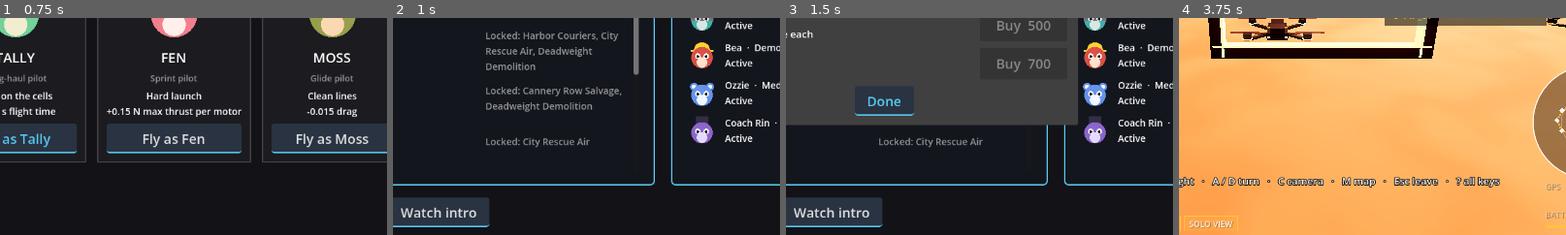
Above: before the commit, frames 1-4 (left to right).
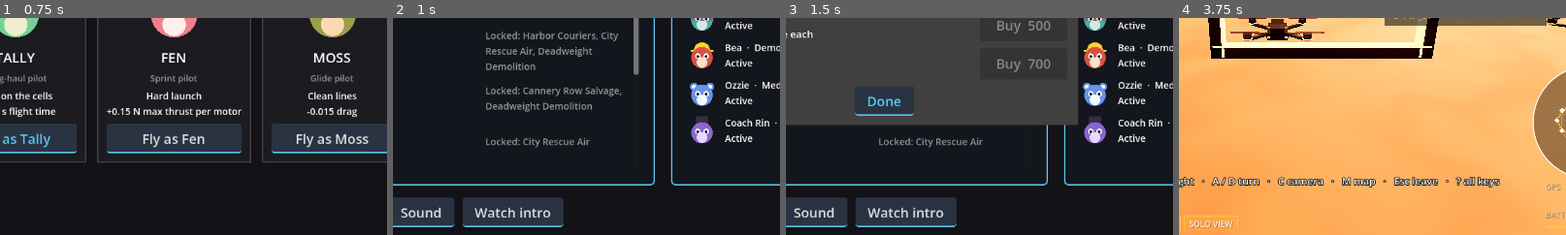
Above: after the commit, the same moments.

Repository: avdrav1/drone-sports
Game: Godot game, scene res://scenes/story/intro.tscn
Same seed, same stepped clock (60 frames per second), same inputs: the game is played once before the commit and once after it.
Inputs (mouse positions are % of the whole screen's width and height, from its top left):
- Up to frame 1 (0.75 s): tap Enter (ui_accept) at 0.5 s; move the mouse to (72, 45) at 0.52 s; hold Right (roll_right) from 0.53 s (still down); hold C (cycle_camera) from 0.53 s (still down); click (72, 45) at 0.67 s
- Up to frame 2 (1 s): keep holding Right (roll_right); keep holding C (cycle_camera); tap Enter (ui_accept) at 0.77 s
- Up to frame 3 (1.5 s): release Right (roll_right) at 1.25 s; release C (cycle_camera) at 1.25 s; click "Shop" at 1.25 s
- Up to frame 4 (3.75 s): click (41, 92) at 2 s, where only the run after the commit has a clickable "Sound"; click "Done" at 2.75 s; click "Fly" at 3.5 s
The pictures show only the part of the screen within x 37-87%, y 47-97%; the shares and areas given below are measured in that part.

Frame 1 is identical in both runs. In frame 2, 3.5% of the frame differs, in the area x 2-45%, y 82-97%; in frame 3, 3.5%; in frame 4, nothing differs.

Commit message:
Story 14.1: Sound foundation
Co-Authored-By: Claude Opus 5.5 <noreply@anthropic.com>

Diff:
--- /dev/null
+++ b/data/audio/bank.tres
@@ -0,0 +1,6 @@
+[gd_resource type="Resource" script_class="SoundBank" load_steps=2 format=3]
+
+[ext_resource type="Script" path="res://scripts/audio/sound_bank.gd" id="1_bank"]
+
+[resource]
+script = ExtResource("1_bank")
--- /dev/null
+++ b/default_bus_layout.tres
@@ -0,0 +1,33 @@
+[gd_resource type="AudioBusLayout" format=3]
+
+[resource]
+bus/1/name = &"Flight"
+bus/1/solo = false
+bus/1/mute = false
+bus/1/bypass_fx = false
+bus/1/volume_db = 0.0
+bus/1/send = &"Master"
+bus/2/name = &"World"
+bus/2/solo = false
+bus/2/mute = false
+bus/2/bypass_fx = false
+bus/2/volume_db = 0.0
+bus/2/send = &"Master"
+bus/3/name = &"Weather"
+bus/3/solo = false
+bus/3/mute = false
+bus/3/bypass_fx = false
+bus/3/volume_db = 0.0
+bus/3/send = &"Master"
+bus/4/name = &"UI"
+bus/4/solo = false
+bus/4/mute = false
+bus/4/bypass_fx = false
+bus/4/volume_db = 0.0
+bus/4/send = &"Master"
+bus/5/name = &"Voice"
+bus/5/solo = false
+bus/5/mute = false
+bus/5/bypass_fx = false
+bus/5/volume_db = 0.0
+bus/5/send = &"Master"
--- a/project.godot
+++ b/project.godot
@@ -17,6 +17,7 @@
 Roster="*res://scripts/story/roster.gd"
 Career="*res://scripts/progression/career.gd"
 Garage="*res://scripts/progression/garage.gd"
+Sfx="*res://scripts/audio/sfx.gd"
 
 [rendering]
 
@@ -156,3 +157,8 @@
 "events": [Object(InputEventKey,"resource_local_to_scene":false,"resource_name":"","device":-1,"window_id":0,"alt_press …(192 unchanged characters)…
 ]
 }
+toggle_mute={
+"deadzone": 0.5,
+"events": [Object(InputEventKey,"resource_local_to_scene":false,"resource_name":"","device":-1,"window_id":0,"alt_pressed":false,"shift_pressed":false,"ctrl_pressed":false,"meta_pressed":false,"pressed":false,"keycode":0,"physical_keycode":78,"key_label":0,"unicode":110,"location":0,"echo":false,"script":null)
+]
+}
--- /dev/null
+++ b/scripts/audio/sfx.gd
@@ -0,0 +1,101 @@
+extends Node
+# Plays named sound events from the SoundBank (Story 14.1). Sfx.play(id) for a
+# flat sound, Sfx.play(id, position) for one placed in the world. Every play is
+# logged, so headless tests can check what sounded. Volumes per bus and mute
+# live in GameSettings and are saved with the settings. Sound is never needed
+# to play: every cue that matters has a visual too.
+
+const BANK := "res://data/audio/bank.tres"
+const BUSES: Array[StringName] = [&"Master", &"Flight", &"World", &"Weather", &"UI", &"Voice"]
+## Players kept for flat sounds; the oldest is reused when all are busy.
+const POOL := 12
+## Log entries kept.
+const LOG_SIZE := 256
+
+var bank: SoundBank
+## Recent plays, oldest first: {id, bus, at (Vector3 or null), msec}.
+var log: Array[Dictionary] = []
+var _flat: Array[AudioStreamPlayer] = []
+var _next := 0
+var _rng := RandomNumberGenerator.new()
+
+func _ready() -> void:
+	process_mode = Node.PROCESS_MODE_ALWAYS
+	bank = load(BANK) if ResourceLoader.exists(BANK) else SoundBank.new()
+	for i in POOL:
+		var p := AudioStreamPlayer.new()
+		add_child(p)
+		_flat.append(p)
+	apply_volumes()
+
+## Plays event `id`. With `at`, a 3D sound at that world point (it frees itself
+## when done). Returns the player, or null when the event is unknown or silent.
+func play(id: StringName, at: Variant = null) -> Node:
+	var e := bank.find(id) if bank else null
+	if e == null:
+		push_warning("Sfx: no sound event '%s'" % id)
+		return null
+	_log(id, e.bus, at)
+	if e.streams.is_empty():
+		return null
+	var stream: AudioStream = e.streams[_rng.randi() % e.streams.size()]
+	var pitch := 1.0 + _rng.randf_range(-e.pitch_variance, e.pitch_variance)
+	if at is Vector3:
+		var p3 := AudioStreamPlayer3D.new()
+		p3.stream = stream
+		p3.volume_db = e.volume_db
+		p3.pitch_scale = pitch
+		p3.bus = e.bus
+		p3.finished.connect(p3.queue_free)
+		get_tree().root.add_child(p3)
+		p3.global_position = at
+		p3.play()
+		return p3
+	var p := _flat[_next]
+	_next = (_next + 1) % _flat.size()
+	p.stream = stream
+	p.volume_db = e.volume_db
+	p.pitch_scale = pitch
+	p.bus = e.bus
+	p.play()
+	return p
+
+## How many times `id` played since the log was last cleared.
+func count(id: StringName) -> int:
+	return log.filter(func(l): return l.id == id).size()
+
+func clear_log() -> void:
+	log.clear()
+
+func _log(id: StringName, bus: StringName, at: Variant) -> void:
+	log.append({"id": id, "bus": bus, "at": at, "msec": Time.get_ticks_msec()})
+	if log.size() > LOG_SIZE:
+		log.pop_front()
+
+## Settings were read again (SaveGame.load_all): put them on the buses.
+func load_saved() -> void:
+	apply_volumes()
+
+## Bus volumes and mute from GameSettings onto the AudioServer.
+func apply_volumes() -> void:
+	for b in BUSES:
+		var i := AudioServer.get_bus_index(b)
+		if i < 0:
+			continue
+		var v: float = GameSettings.volumes.get(String(b), 1.0)
+		AudioServer.set_bus_volume_db(i, linear_to_db(maxf(v, 0.0001)))
+		AudioServer.set_bus_mute(i, v <= 0.0 or (b == &"Master" and GameSettings.muted))
+
+func set_volume(bus: StringName, linear: float) -> void:
+	GameSettings.volumes[String(bus)] = clampf(linear, 0.0, 1.0)
+	GameSettings.save()
+	apply_volumes()
+
+func set_muted(on: bool) -> void:
+	GameSettings.muted = on
+	GameSettings.save()
+	apply_volumes()
+
+func _unhandled_input(event: InputEvent) -> void:
+	if event.is_action_pressed("toggle_mute"):
+		set_muted(not GameSettings.muted)
--- /dev/null
+++ b/scripts/audio/sound_bank.gd
@@ -0,0 +1,12 @@
+class_name SoundBank
+extends Resource
+# Every sound event the game can play, as data (data/audio/bank.tres). A list,
+# not a folder scan, so exported builds find them.
+
+@export var events: Array[SoundEvent] = []
+
+func find(id: StringName) -> SoundEvent:
+	for e in events:
+		if e.id == id:
+			return e
+	return null
--- /dev/null
+++ b/scripts/audio/sound_event.gd
@@ -0,0 +1,11 @@
+class_name SoundEvent
+extends Resource
+# One named sound: the files it can play (one is picked each time), how loud,
+# how much the pitch varies, and which bus it goes through.
+
+@export var id: StringName
+@export var streams: Array[AudioStream] = []
+@export var volume_db := 0.0
+## Each play is pitched by a random factor within ± this.
+@export var pitch_variance := 0.0
+@export var bus: StringName = &"World"
--- a/scripts/game_settings.gd
+++ b/scripts/game_settings.gd
@@ -4,14 +4,26 @@
 
 ## "Expert: all assists off". Overrides whatever preset a job or act applies.
 static var expert_all_assists_off := false
+## Bus name -> linear volume 0..1 (Story 14.1). Missing buses play at 1.
+static var volumes := {}
+static var muted := false
 
 ## The stack to actually apply once settings are taken into account.
 static func effective_stack(stack: AssistStack) -> AssistStack:
 	return stack.all_off() if expert_all_assists_off else stack
 
 static func save() -> void:
-	SaveGame.write_section("settings", {"expert_all_assists_off": expert_all_assists_off})
+	SaveGame.write_section("settings", {"expert_all_assists_off": expert_all_assists_off,
+		"volumes": volumes, "muted": muted})
 
 static func load_saved() -> void:
 	var saved = SaveGame.read_section("settings", {})
 	expert_all_assists_off = saved is Dictionary and bool(saved.get("expert_all_assists_off", false))
+	volumes = {}
+	muted = false
+	if saved is Dictionary:
+		var v = saved.get("volumes", {})
+		if v is Dictionary:
+			for k in v:
+				volumes[String(k)] = clampf(float(v[k]), 0.0, 1.0)
+		muted = bool(saved.get("muted", false))
--- a/scripts/save_game.gd
+++ b/scripts/save_game.gd
@@ -32,7 +32,7 @@
 ## Every system reads its section again, as on a fresh launch.
 static func load_all(tree: SceneTree) -> void:
 	GameSettings.load_saved()
-	for autoload in ["Wallet", "Reputation", "Roster", "Career", "Garage"]:
+	for autoload in ["Wallet", "Reputation", "Roster", "Career", "Garage", "Sfx"]:
 		var node := tree.root.get_node_or_null(autoload)
 		if node:
 			node.load_saved()
--- a/scripts/ui/controls_help.gd
+++ b/scripts/ui/controls_help.gd
@@ -20,6 +20,7 @@
 		[[&"toggle_readout"], "Debug readout"],
 		[[&"cycle_preset"], "Cycle act assists (free flight)"],
 		[[&"cycle_weather"], "Cycle weather (free flight)"],
+		[[&"toggle_mute"], "Sound on or off"],
 	]],
 	["FLEET (COMMAND VIEW)", [
 		[[&"next_drone"], "Select the next drone (or click one)"],
--- a/scripts/ui/job_board.gd
+++ b/scripts/ui/job_board.gd
@@ -18,6 +18,7 @@
 var offer_dialog: OfferDialog
 var shop: ShopDialog
 var pilot_select: PilotSelect
+var sound: SoundDialog
 ## Job id -> its row, rebuilt on every refresh.
 var job_rows := {}
 ## Character id -> its row.
@@ -44,6 +45,9 @@
 	shop = ShopDialog.new()
 	shop.purchased.connect(refresh)
 	add_child(shop)
+	sound = SoundDialog.new()
+	sound.name = "SoundDialog"
+	add_child(sound)
 	pilot_select = PilotSelect.new()
 	pilot_select.name = "PilotSelect"
 	pilot_select.visible = false
@@ -308,6 +312,11 @@
 	_pilot_button.name = "Pilot"
 	_pilot_button.pressed.connect(func(): pilot_select.open())
 	_footer.add_child(_pilot_button)
+	var sound_button := Button.new()
+	sound_button.name = "Sound"
+	sound_button.text = "Sound"
+	sound_button.pressed.connect(func(): sound.open())
+	_footer.add_child(sound_button)
 	var intro := Button.new()
 	intro.name = "WatchIntro"
 	intro.text = "Watch intro"
--- /dev/null
+++ b/scripts/ui/sound_dialog.gd
@@ -0,0 +1,46 @@
+class_name SoundDialog
+extends AcceptDialog
+# Sound settings from the job board: a slider per bus and a mute box. Changes
+# apply at once and are saved with the settings.
+
+const LABELS := {&"Master": "All sound", &"Flight": "Drones", &"World": "World", &"Weather": "Weather",
+	&"UI": "Interface", &"Voice": "Crew"}
+
+## Bus -> its slider.
+var sliders := {}
+var mute: CheckBox
+
+func _ready() -> void:
+	title = "Sound"
+	ok_button_text = "Done"
+	var box := VBoxContainer.new()
+	box.add_theme_constant_override("separation", 8)
+	add_child(box)
+	mute = CheckBox.new()
+	mute.name = "Mute"
+	mute.text = "Mute (%s)" % ControlsHelp.key_text(&"toggle_mute")
+	mute.toggled.connect(func(on): Sfx.set_muted(on))
+	box.add_child(mute)
+	var grid := GridContainer.new()
+	grid.columns = 2
+	grid.add_theme_constant_override("h_separation", 16)
+	box.add_child(grid)
+	for bus in Sfx.BUSES:
+		var l := Label.new()
+		l.text = LABELS.get(bus, String(bus))
+		grid.add_child(l)
+		var s := HSlider.new()
+		s.name = String(bus)
+		s.min_value = 0.0
+		s.max_value = 1.0
+		s.step = 0.05
+		s.custom_minimum_size.x = 220
+		s.value_changed.connect(func(v): Sfx.set_volume(bus, v))
+		grid.add_child(s)
+		sliders[bus] = s
+
+func open() -> void:
+	mute.set_pressed_no_signal(GameSettings.muted)
+	for bus in sliders:
+		sliders[bus].set_value_no_signal(GameSettings.volumes.get(String(bus), 1.0))
+	popup_centered()
--- /dev/null
+++ b/tests/test_sfx.gd
@@ -0,0 +1,98 @@
+extends RefCounted
+# Story 14.1: sound foundation. Named events from data on their buses, logged;
+# unknown events warn; volumes and mute save and reload; every audio file is
+# accounted for as generated or CC0.
+
+const Sim = preload("res://tests/sim.gd")
+const LICENSES := "res://data/audio/LICENSES.md"
+
+## A bank with one event, a short silent clip, installed for the test.
+func _bank() -> SoundBank:
+	var wav := AudioStreamWAV.new()
+	wav.format = AudioStreamWAV.FORMAT_16_BITS
+	wav.mix_rate = 22050
+	var data := PackedByteArray()
+	data.resize(2205 * 2)
+	wav.data = data
+	var e := SoundEvent.new()
+	e.id = &"test_blip"
+	e.streams = [wav]
+	e.bus = &"UI"
+	var b := SoundBank.new()
+	b.events = [e]
+	return b
+
+func test_buses_exist() -> bool:
+	return Sfx.BUSES.all(func(b): return AudioServer.get_bus_index(b) >= 0)
+
+func test_known_event_plays_on_its_bus_and_logs() -> bool:
+	var saved := Sfx.bank
+	Sfx.bank = _bank()
+	Sfx.clear_log()
+	var flat := Sfx.play(&"test_blip")
+	var placed := Sfx.play(&"test_blip", Vector3(3, 4, 5))
+	var ok: bool = flat is AudioStreamPlayer and flat.bus == &"UI" and placed is AudioStreamPlayer3D \
+		and placed.global_position == Vector3(3, 4, 5) and Sfx.count(&"test_blip") == 2 \
+		and Sfx.log[0].bus == &"UI" and Sfx.log[1].at == Vector3(3, 4, 5)
+	placed.queue_free()
+	Sfx.bank = saved
+	return ok
+
+func test_unknown_event_warns_without_crashing() -> bool:
+	Sfx.clear_log()
+	return Sfx.play(&"no_such_sound") == null and Sfx.log.is_empty()
+
+func test_volume_and_mute_save_and_reload() -> bool:
+	Sfx.set_volume(&"Flight", 0.5)
+	Sfx.set_muted(true)
+	GameSettings.volumes = {}
+	GameSettings.muted = false
+	SaveGame.load_all(Sim.tree())
+	var flight := AudioServer.get_bus_index(&"Flight")
+	var ok: bool = is_equal_approx(GameSettings.volumes.get("Flight", 1.0), 0.5) and GameSettings.muted \
+		and is_equal_approx(AudioServer.get_bus_volume_db(flight), linear_to_db(0.5)) \
+		and AudioServer.is_bus_mute(AudioServer.get_bus_index(&"Master"))
+	# Back to full and unmuted for the rest of the run.
+	GameSettings.volumes = {}
+	Sfx.set_muted(false)
+	return ok and not AudioServer.is_bus_mute(AudioServer.get_bus_index(&"Master"))
+
+func test_board_sound_dialog_sets_volumes() -> bool:
+	var b: JobBoard = Sim.add(load("res://scenes/ui/job_board.tscn").instantiate())
+	await Sim.process_frames(1)
+	(b.find_child("Sound", true, false) as Button).pressed.emit()
+	var slider: HSlider = b.sound.sliders[&"Weather"]
+	slider.value = 0.25
+	var ok := b.sound.visible and is_equal_approx(GameSettings.volumes.get("Weather", 1.0), 0.25)
+	b.free()
+	GameSettings.volumes = {}
+	GameSettings.save()
+	Sfx.apply_volumes()
+	return ok
+
+func test_every_audio_file_is_licensed() -> bool:
+	var text := FileAccess.get_file_as_string(LICENSES)
+	var listed := {}
+	for line in text.split("\n"):
+		var cells := line.split("|")
+		if cells.size() >= 4:
+			listed[cells[1].strip_edges().trim_prefix("`").trim_suffix("`")] = cells[3].strip_edges()
+	var ok := text != ""
+	for f in _audio_files("res://data/audio"):
+		var licence: String = listed.get(f, "")
+		if not licence in ["generated", "CC0"]:
+			print("        unlisted or bad licence: %s (%s)" % [f, licence])
+			ok = false
+	return ok
+
+func _audio_files(dir: String) -> Array[String]:
+	var out: Array[String] = []
+	var d := DirAccess.open(dir)
+	if d == null:
+		return out
+	for f in d.get_files():
+		if f.get_extension() in ["wav", "ogg", "mp3"]:
+			out.append((dir + "/" + f).trim_prefix("res://data/audio/"))
+	for sub in d.get_directories():
+		out.append_array(_audio_files(dir + "/" + sub))
+	return out
Not shown, added: scripts/audio/sfx.gd.uid
Not shown, added: scripts/audio/sound_bank.gd.uid
Not shown, added: scripts/audio/sound_event.gd.uid
Not shown, added: scripts/ui/sound_dialog.gd.uid
Not shown, added: tests/test_sfx.gd.uid
Not shown, added: data/audio/LICENSES.md
Not shown, changed: docs/BACKLOG.md
